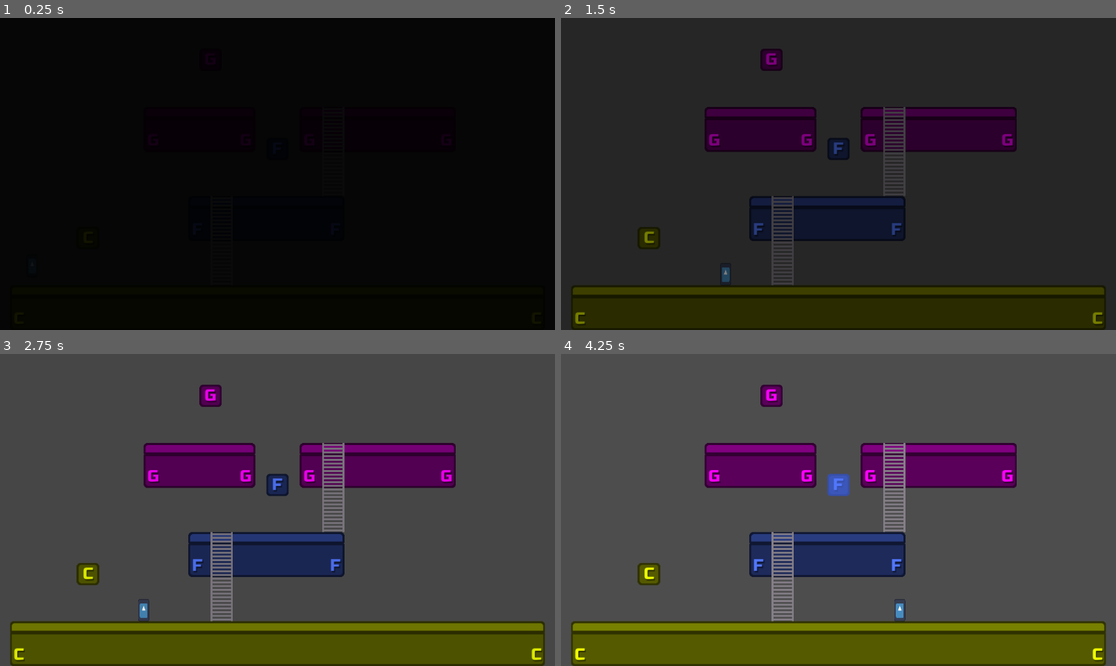
Above: before the commit, frames 1-4 (two rows, left to right).
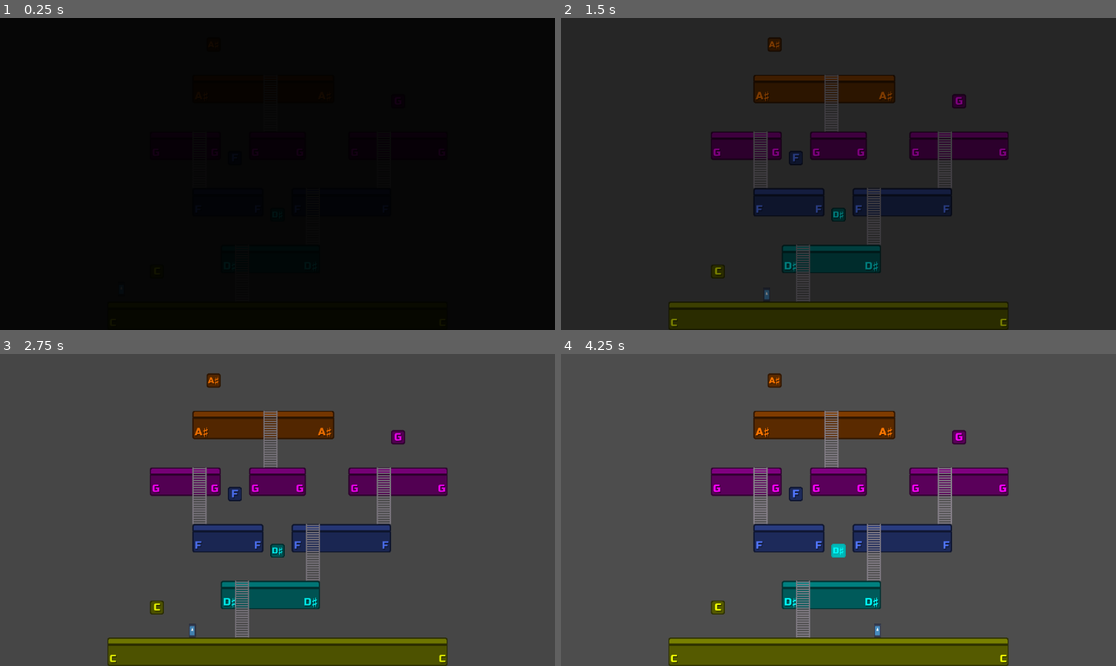
Above: after the commit, the same moments.

Repository: nicom7/game-off-2023
Game: Godot game, scene res://levels/world_a.tscn
Two runs of this game, one before a commit and one after it. Both use one fixed random seed, a clock stepped at 60 frames per second and the inputs below. This scene is started directly instead of the project's main scene. The engine's default icon, where the game draws it, is replaced by a stand-in: a white triangle on a blue panel in a dark square.
Inputs:
- Up to frame 1 (0.25 s): no input
- Up to frame 2 (1.5 s): tap Enter at 0.5 s; hold Right (ui_right) from 0.53 s (still down)
- Up to frame 3 (2.75 s): release Right (ui_right) at 2.03 s; hold Left (ui_left) from 2.03 s (still down)
- Up to frame 4 (4.25 s): release Left (ui_left) at 2.78 s; hold Right (ui_right) from 2.78 s (still down)

The runs differ from the first frame. In frame 2, 22% of the frame differs, in the area x 1-99%, y 6-100%; in frame 3, 29%; in frame 4, 29%.

Commit message:
Adjust octave according to scale
- Increase current octave if a platform tone is less than the previous platform to avoid drops in pitch
- Transpose one octave lower if highest octave and tone is too high

Diff:
--- a/characters/player/player.gd
+++ b/characters/player/player.gd
@@ -29,9 +29,17 @@
 	set(value):
 		if current_tone != value:
 			current_tone = value
-			current_tone_changed.emit(current_tone)
+			current_tone_changed.emit(current_tone, current_octave)
 
-signal current_tone_changed(tone: Globals.Tone)
+var current_octave: Globals.Tone = Globals.Tone.A:
+	get:
+		return current_octave
+	set(value):
+		if current_octave != value:
+			current_octave = value
+			current_tone_changed.emit(current_tone, current_octave)
+
+signal current_tone_changed(tone: Globals.Tone, octave: int)
 
 var on_floor: bool = false:
 	get:
@@ -138,12 +146,14 @@
 	jumping = true
 	jump_note_player = jump_note_player_scene.instantiate()
 	jump_note_player.tone = current_tone
+	jump_note_player.octave = current_octave
 	add_child(jump_note_player)
 	jump_note_player.start()
 
 
-func _on_tile_detector_area_tone_changed(tone) -> void:
+func _on_tile_detector_area_tone_changed(tone, octave) -> void:
 	current_tone = tone
+	current_octave = octave
 
 
 func _on_keyboard_controller_notes_changed(prev_notes: int, cur_notes: int) -> void:
--- a/game_objects/ladders/ladder.gd
+++ b/game_objects/ladders/ladder.gd
@@ -74,9 +74,9 @@
 		player.exit_climb()
 
 
-func _on_bottom_tile_detector_area_tone_changed(tone) -> void:
+func _on_bottom_tile_detector_area_tone_changed(tone, _octave) -> void:
 	_lower_tone = tone
 
 
-func _on_top_tile_detector_area_tone_changed(tone) -> void:
+func _on_top_tile_detector_area_tone_changed(tone, _octave) -> void:
 	_upper_tone = tone
--- a/game_objects/platforms/platform.gd
+++ b/game_objects/platforms/platform.gd
@@ -12,6 +12,8 @@
 		if tone != value:
 			tone = value
 			_update_tone()
+
+@export var octave: int = 0
 
 func _update_size():
 	if not is_node_ready():
--- a/game_objects/platforms/platform_sets/platform_set.gd
+++ b/game_objects/platforms/platform_sets/platform_set.gd
@@ -6,6 +6,12 @@
 	set(value):
 		if tone != value:
 			tone = value
+			_update_tone()
+
+@export var octave: int = 0:
+	set(value):
+		if octave != value:
+			octave = value
 			_update_tone()
 
 func get_bounding_rect() -> Rect2:
@@ -41,9 +47,11 @@
 
 	for sb in get_switch_blocks():
 		sb.tone = tone
+		sb.octave = octave
 
 	for p in get_platforms():
 		p.tone = tone
+		p.octave = octave
 
 # Called when the node enters the scene tree for the first time.
 func _ready() -> void:
--- a/game_objects/switch_blocks/switch_block.gd
+++ b/game_objects/switch_blocks/switch_block.gd
@@ -11,6 +11,7 @@
 			tone = value
 			_update_block()
 
+@export var octave: int = 0
 @export var hit_valid: bool = true
 
 @export var block_note_player_scene: PackedScene
@@ -35,6 +36,7 @@
 	$AnimationPlayer.play("hit_valid" if _cur_hit_valid else "hit_invalid")
 	block_note_player = block_note_player_scene.instantiate()
 	block_note_player.tone = tone
+	block_note_player.octave = octave
 	block_note_player.pitch = 4.0 if _cur_hit_valid else 0.7
 	add_child(block_note_player)
 	block_note_player.start()
@@ -75,6 +77,7 @@
 func _on_note_player_timer_timeout() -> void:
 	block_note_player = block_note_player_scene.instantiate()
 	block_note_player.tone = tone
+	block_note_player.octave = octave
 	block_note_player.pitch = 2.0 if _cur_hit_valid else 0.6
 	add_child(block_note_player)
 	block_note_player.start()
--- a/game_objects/tile_detector_area.gd
+++ b/game_objects/tile_detector_area.gd
@@ -1,12 +1,12 @@
 extends Area2D
 
-signal tone_changed(tone: Globals.Tone)
+signal tone_changed(tone: Globals.Tone, octave: int)
 
 func _on_body_entered(body: Node2D) -> void:
 	var platform: Platform = body as Platform
 	if platform:
-		tone_changed.emit(platform.tone)
+		tone_changed.emit(platform.tone, platform.octave)
 	else:
 		var switch_block: SwitchBlock = body as SwitchBlock
 		if switch_block:
-			tone_changed.emit(switch_block.tone)
+			tone_changed.emit(switch_block.tone, switch_block.octave)
--- a/levels/tutorials/movement_tutorial.gd
+++ b/levels/tutorials/movement_tutorial.gd
@@ -46,7 +46,7 @@
 				next_step()
 
 
-func _on_player_current_tone_changed(tone) -> void:
+func _on_player_current_tone_changed(tone, _octave) -> void:
 	_player_tone = tone
 
 
--- a/levels/world.gd
+++ b/levels/world.gd
@@ -1,6 +1,8 @@
 extends Node2D
 
 var player_tone: Globals.Tone
+var player_octave: int
+
 @export var ambient_note_player_scene: PackedScene
 var ambient_note_player: NotePlayer
 
@@ -68,23 +70,49 @@
 	if level_info_provider:
 		stage_notes = level_info_provider.stage_notes
 
+	var prev_tone: Globals.Tone = Globals.Tone.A
+	var cur_octave: int = 0
+
 	for i in stage_notes.size():
 		var platform_sets = _get_platform_sets(_stages[i])
 		for ps in platform_sets:
 			_stages[i].remove_child(ps)
 		for j in stage_notes[i].size():
-			platform_sets[j].tone = stage_notes[i][j]
+			var cur_tone = stage_notes[i][j]
+			if cur_tone < prev_tone:
+				# Increase octave if tone is less than previous tone
+				cur_octave += 1
+
+			platform_sets[j].tone = cur_tone
+			platform_sets[j].octave += cur_octave
+			prev_tone = cur_tone
+
 			%BlockSequence.switch_blocks.append_array(platform_sets[j].get_switch_blocks())
 			_stages[i].add_child(platform_sets[j])
 		$Environment/Stages.add_child(_stages[i])
 
-func _start_ambient_note(tone: Globals.Tone) -> void:
+	_adjust_octave(prev_tone, cur_octave)
+
+func _adjust_octave(highest_tone: Globals.Tone, highest_octave: int) -> void:
+	var octave_offset: int = 0
+
+	if highest_octave > 0 and highest_tone > Globals.Tone.size() / 2:
+		# Transpose one octave lower to avoid too high frequencies
+		octave_offset -= 1
+
+	for s in _stages:
+		var platform_sets = _get_platform_sets(s)
+		for ps in platform_sets:
+			ps.octave += octave_offset
+
+func _start_ambient_note(tone: Globals.Tone, octave: int) -> void:
 	if _finished:
 		return
 
 	_stop_ambient_note()
 	ambient_note_player = ambient_note_player_scene.instantiate()
 	ambient_note_player.tone = tone
+	ambient_note_player.octave = octave
 	add_child(ambient_note_player)
 	ambient_note_player.start()
 
@@ -108,15 +136,16 @@
 	_fade_in()
 
 
-func _on_player_current_tone_changed(tone: Globals.Tone) -> void:
+func _on_player_current_tone_changed(tone: Globals.Tone, octave: int) -> void:
 	player_tone = tone
+	player_octave = octave
 	_stop_ambient_note()
-	_start_ambient_note(player_tone)
+	_start_ambient_note(player_tone, player_octave)
 
 
 func _on_player_on_floor_changed(value) -> void:
 	if value:
-		_start_ambient_note(player_tone)
+		_start_ambient_note(player_tone, player_octave)
 	else:
 		_stop_ambient_note()
 
--- a/levels/world_a.tscn
+++ b/levels/world_a.tscn
@@ -1,16 +1,15 @@
-[gd_scene load_steps=21 format=3 uid="uid://bgmrmwu61uqnt"]
+[gd_scene load_steps=20 format=3 uid="uid://bgmrmwu61uqnt"]
 
 [ext_resource type="PackedScene" uid="uid://b7huf0srkra04" path="res://levels/world.tscn" id="1_dlj7h"]
-[ext_resource type="PackedScene" uid="uid://bhxpfwjuuirp5" path="res://game_objects/platforms/platform_sets/set_A.tscn" id="3_6tf3d"]
 [ext_resource type="PackedScene" uid="uid://btccwmjkek1ng" path="res://game_objects/platforms/platform_sets/platform_set.tscn" id="4_6fqpl"]
 [ext_resource type="PackedScene" uid="uid://cb5gnjmcn586k" path="res://game_objects/platforms/platform.tscn" id="4_dpbpj"]
 [ext_resource type="Script" path="res://levels/random_level_generator.gd" id="5_0k853"]
 [ext_resource type="PackedScene" uid="uid://knuujq4ac74r" path="res://game_objects/ladders/ladder.tscn" id="5_salg1"]
 
-[sub_resource type="RectangleShape2D" id="RectangleShape2D_j14s7"]
+[sub_resource type="RectangleShape2D" id="RectangleShape2D_3iscd"]
 size = Vector2(1152, 288)
 
-[sub_resource type="RectangleShape2D" id="RectangleShape2D_kcawv"]
+[sub_resource type="RectangleShape2D" id="RectangleShape2D_vtpua"]
 size = Vector2(624, 288)
 
 [sub_resource type="RectangleShape2D" id="RectangleShape2D_ax677"]
@@ -64,87 +63,76 @@
 
 [node name="Stage0" type="Node2D" parent="Environment/Stages" index="0"]
 
-[node name="PlatformSet" parent="Environment/Stages/Stage0" index="0" instance=ExtResource("3_6tf3d")]
-position = Vector2(0, 528)
+[node name="PlatformSet" parent="Environment/Stages/Stage0" index="0" instance=ExtResource("4_6fqpl")]
+position = Vector2(48, 528)
 
 [node name="BoundingRect" parent="Environment/Stages/Stage0/PlatformSet" index="0"]
-shape = SubResource("RectangleShape2D_j14s7")
+position = Vector2(528, -48)
+shape = SubResource("RectangleShape2D_3iscd")
 
 [node name="Platform" parent="Environment/Stages/Stage0/PlatformSet" index="1"]
-modulate = Color(1, 0.8, 0, 1)
+position = Vector2(-48, 0)
+layer_0/tile_data = PackedInt32Array(0, 65536, 0, 65536, 65536, 2, 1, 131072, 0, 65537, 131072, 2, 2, 131072, 0, 65538, 131072, 2, 3, 131072, 0, 65539, 131072, 2, 4, 131072, 0, 65540, 131072, 2, 5, 131072, 0, 65541, 131072, 2, 6, 131072, 0, 65542, 131072, 2, 7, 131072, 0, 65543, 131072, 2, 8, 131072, 0, 65544, 131072, 2, 9, 131072, 0, 65545, 131072, 2, 10, 131072, 0, 65546, 131072, 2, 11, 131072, 0, 65547, 131072, 2, 12, 131072, 0, 65548, 131072, 2, 13, 131072, 0, 65549, 131072, 2, 14, 131072, 0, 65550, 131072, 2, 15, 131072, 0, 65551, 131072, 2, 16, 131072, 0, 65552, 131072, 2, 17, 131072, 0, 65553, 131072, 2, 18, 131072, 0, 65554, 131072, 2, 19, 131072, 0, 65555, 131072, 2, 20, 131072, 0, 65556, 131072, 2, 21, 131072, 0, 65557, 131072, 2, 22, 131072, 0, 65558, 131072, 2, 23, 196608, 0, 65559, 196608, 2)
+size = Vector2i(24, 2)
 
 [node name="SwitchBlock" parent="Environment/Stages/Stage0/PlatformSet" index="2"]
-modulate = Color(1, 0.8, 0, 1)
+position = Vector2(96, -126)
 
 [node name="Ladder" parent="Environment/Stages/Stage0/PlatformSet" index="3"]
-process_mode = 4
-
-[node name="PlatformSet2" parent="Environment/Stages/Stage0" index="1" instance=ExtResource("3_6tf3d")]
-position = Vector2(1152, 528)
+visible = false
+
+[node name="PlatformSet2" parent="Environment/Stages/Stage0" index="1" instance=ExtResource("4_6fqpl")]
+position = Vector2(1200, 528)
 
 [node name="BoundingRect" parent="Environment/Stages/Stage0/PlatformSet2" index="0"]
-position = Vector2(312, -48)
-shape = SubResource("RectangleShape2D_kcawv")
+position = Vector2(264, -48)
+shape = SubResource("RectangleShape2D_vtpua")
 
 [node name="Platform" parent="Environment/Stages/Stage0/PlatformSet2" index="1"]
-modulate = Color(1, 0.8, 0, 1)
+position = Vector2(-48, 0)
 layer_0/tile_data = PackedInt32Array(0, 65536, 0, 65536, 65536, 2, 1, 131072, 0, 65537, 131072, 2, 2, 131072, 0, 65538, …(334 unchanged characters)…
 size = Vector2i(13, 2)
 
 [node name="SwitchBlock" parent="Environment/Stages/Stage0/PlatformSet2" index="2"]
-modulate = Color(1, 0.8, 0, 1)
-position = Vector2(384, -126)
+position = Vector2(336, -126)
 
 [node name="Ladder" parent="Environment/Stages/Stage0/PlatformSet2" index="3"]
-process_mode = 4
+visible = false
 
 [node name="Stage1" type="Node2D" parent="Environment/Stages" index="1"]
 
 [node name="PlatformSet" parent="Environment/Stages/Stage1" index="0" instance=ExtResource("4_6fqpl")]
 position = Vector2(432, 336)
-tone = 4
 
 [node name="BoundingRect" parent="Environment/Stages/Stage1/PlatformSet" index="0"]
 position = Vector2(120, -48)
 shape = SubResource("RectangleShape2D_ax677")
 
 [node name="Platform" parent="Environment/Stages/Stage1/PlatformSet" index="1"]
-modulate = Color(0.5, 1, 0, 1)
 position = Vector2(-48, 0)
 layer_0/tile_data = PackedInt32Array(0, 65536, 0, 65536, 65536, 2, 1, 131072, 0, 65537, 131072, 2, 2, 131072, 0, 65538, 131072, 2, 3, 131072, 0, 65539, 131072, 2, 4, 131072, 0, 65540, 131072, 2, 5, 131072, 0, 65541, 131072, 2, 6, 196608, 0, 65542, 196608, 2)
 size = Vector2i(7, 2)
-tone = 4
 
 [node name="SwitchBlock" parent="Environment/Stages/Stage1/PlatformSet" index="2"]
-modulate = Color(0.5, 1, 0, 1)
 position = Vector2(120, -126)
-tone = 4
 
 [node name="PlatformSet2" parent="Environment/Stages/Stage1" index="1" instance=ExtResource("4_6fqpl")]
 position = Vector2(1344, 336)
-tone = 4
 
 [node name="BoundingRect" parent="Environment/Stages/Stage1/PlatformSet2" index="0"]
 position = Vector2(-192, -48)
 shape = SubResource("RectangleShape2D_d7xp7")
 
 [node name="Platform" parent="Environment/Stages/Stage1/PlatformSet2" index="1"]
-modulate = Color(0.5, 1, 0, 1)
 position = Vector2(-96, 0)
 layer_0/tile_data = PackedInt32Array(0, 65536, 0, 65536, 65536, 2, 1, 131072, 0, 65537, 131072, 2, 2, 131072, 0, 65538, 131072, 2, 3, 196608, 0, 65539, 196608, 2)
 size = Vector2i(4, 2)
-tone = 4
 
 [node name="Platform2" parent="Environment/Stages/Stage1/PlatformSet2" index="2" instance=ExtResource("4_dpbpj")]
-modulate = Color(0.5, 1, 0, 1)
 position = Vector2(-480, 0)
 layer_0/tile_data = PackedInt32Array(0, 65536, 0, 65536, 65536, 2, 1, 131072, 0, 65537, 131072, 2, 2, 131072, 0, 65538, 131072, 2, 3, 131072, 0, 65539, 131072, 2, 4, 131072, 0, 65540, 131072, 2, 5, 196608, 0, 65541, 196608, 2)
 size = Vector2i(6, 2)
-tone = 4
-
-[node name="SwitchBlock" parent="Environment/Stages/Stage1/PlatformSet2" index="3"]
-modulate = Color(0.5, 1, 0, 1)
-tone = 4
+octave = -1
 
 [node name="Ladder" parent="Environment/Stages/Stage1/PlatformSet2" index="4"]
 position = Vector2(-48, 0)
@@ -153,55 +141,41 @@
 
 [node name="PlatformSet" parent="Environment/Stages/Stage2" index="0" instance=ExtResource("4_6fqpl")]
 position = Vector2(672, 144)
-tone = 6
 
 [node name="BoundingRect" parent="Environment/Stages/Stage2/PlatformSet" index="0"]
 position = Vector2(-48, -48)
 shape = SubResource("RectangleShape2D_0xqdp")
 
 [node name="Platform" parent="Environment/Stages/Stage2/PlatformSet" index="1"]
-modulate = Color(0, 1, 1, 1)
 position = Vector2(-384, 0)
 layer_0/tile_data = PackedInt32Array(0, 65536, 0, 65536, 65536, 2, 1, 131072, 0, 65537, 131072, 2, 2, 131072, 0, 65538, 131072, 2, 3, 131072, 0, 65539, 131072, 2, 4, 196608, 0, 65540, 196608, 2)
 size = Vector2i(5, 2)
-tone = 6
 
 [node name="Platform2" parent="Environment/Stages/Stage2/PlatformSet" index="2" instance=ExtResource("4_dpbpj")]
-modulate = Color(0, 1, 1, 1)
 position = Vector2(-48, 0)
 layer_0/tile_data = PackedInt32Array(0, 65536, 0, 65536, 65536, 2, 1, 131072, 0, 65537, 131072, 2, 2, 131072, 0, 65538, 131072, 2, 3, 131072, 0, 65539, 131072, 2, 4, 131072, 0, 65540, 131072, 2, 5, 131072, 0, 65541, 131072, 2, 6, 196608, 0, 65542, 196608, 2)
 size = Vector2i(7, 2)
-tone = 6
+octave = -1
 
 [node name="SwitchBlock" parent="Environment/Stages/Stage2/PlatformSet" index="3"]
-modulate = Color(0, 1, 1, 1)
 position = Vector2(-264, -126)
-tone = 6
 
 [node name="PlatformSet2" parent="Environment/Stages/Stage2" index="1" instance=ExtResource("4_6fqpl")]
 position = Vector2(1440, 144)
-tone = 6
 
 [node name="BoundingRect" parent="Environment/Stages/Stage2/PlatformSet2" index="0"]
 position = Vector2(-96, -48)
 shape = SubResource("RectangleShape2D_12tri")
 
 [node name="Platform" parent="Environment/Stages/Stage2/PlatformSet2" index="1"]
-modulate = Color(0, 1, 1, 1)
 position = Vector2(-384, 0)
 layer_0/tile_data = PackedInt32Array(0, 65536, 0, 65536, 65536, 2, 1, 131072, 0, 65537, 131072, 2, 2, 131072, 0, 65538, 131072, 2, 3, 131072, 0, 65539, 131072, 2, 4, 196608, 0, 65540, 196608, 2)
 size = Vector2i(5, 2)
-tone = 6
 
 [node name="Platform2" parent="Environment/Stages/Stage2/PlatformSet2" index="2" instance=ExtResource("4_dpbpj")]
-modulate = Color(0, 1, 1, 1)
 layer_0/tile_data = PackedInt32Array(0, 65536, 0, 65536, 65536, 2, 1, 131072, 0, 65537, 131072, 2, 2, 131072, 0, 65538, 131072, 2, 3, 196608, 0, 65539, 196608, 2)
 size = Vector2i(4, 2)
-tone = 6
-
-[node name="SwitchBlock" parent="Environment/Stages/Stage2/PlatformSet2" index="3"]
-modulate = Color(0, 1, 1, 1)
-tone = 6
+octave = -1
 
 [node name="Ladder" parent="Environment/Stages/Stage2/PlatformSet2" index="4"]
 position = Vector2(-336, 0)
@@ -210,37 +184,30 @@
 
 [node name="PlatformSet" parent="Environment/Stages/Stage3" index="0" instance=ExtResource("4_6fqpl")]
 position = Vector2(912, -48)
-tone = 5
 
 [node name="BoundingRect" parent="Environment/Stages/Stage3/PlatformSet" index="0"]
 position = Vector2(-264, -48)
 shape = SubResource("RectangleShape2D_s0sa1")
 
 [node name="Platform" parent="Environment/Stages/Stage3/PlatformSet" index="1"]
-modulate = Color(0, 1, 0.5, 1)
 position = Vector2(-768, 0)
 layer_0/tile_data = PackedInt32Array(0, 65536, 0, 65536, 65536, 2, 1, 131072, 0, 65537, 131072, 2, 2, 131072, 0, 65538, 131072, 2, 3, 131072, 0, 65539, 131072, 2, 4, 196608, 0, 65540, 196608, 2)
 size = Vector2i(5, 2)
-tone = 5
 
 [node name="Platform2" parent="Environment/Stages/Stage3/PlatformSet" index="2" instance=ExtResource("4_dpbpj")]
-modulate = Color(0, 1, 0.5, 1)
 position = Vector2(-96, 0)
 layer_0/tile_data = PackedInt32Array(0, 65536, 0, 65536, 65536, 2, 1, 131072, 0, 65537, 131072, 2, 2, 131072, 0, 65538, 131072, 2, 3, 131072, 0, 65539, 131072, 2, 4, 131072, 0, 65540, 131072, 2, 5, 131072, 0, 65541, 131072, 2, 6, 196608, 0, 65542, 196608, 2)
 size = Vector2i(7, 2)
-tone = 5
+octave = -1
 
 [node name="Platform3" parent="Environment/Stages/Stage3/PlatformSet" index="3" instance=ExtResource("4_dpbpj")]
-modulate = Color(0, 1, 0.5, 1)
 position = Vector2(-432, 0)
 layer_0/tile_data = PackedInt32Array(0, 65536, 0, 65536, 65536, 2, 1, 131072, 0, 65537, 131072, 2, 2, 131072, 0, 65538, 131072, 2, 3, 196608, 0, 65539, 196608, 2)
 size = Vector2i(4, 2)
-tone = 5
+octave = -1
 
 [node name="SwitchBlock" parent="Environment/Stages/Stage3/PlatformSet" index="4"]
-modulate = Color(0, 1, 0.5, 1)
 position = Vector2(48, -126)
-tone = 5
 
 [node name="Ladder2" parent="Environment/Stages/Stage3/PlatformSet" index="5" instance=ExtResource("5_salg1")]
 position = Vector2(-624, 0)
@@ -248,22 +215,17 @@
 
 [node name="PlatformSet2" parent="Environment/Stages/Stage3" index="1" instance=ExtResource("4_6fqpl")]
 position = Vector2(1536, -48)
-tone = 5
 
 [node name="BoundingRect" parent="Environment/Stages/Stage3/PlatformSet2" index="0"]
 position = Vector2(120, -48)
 shape = SubResource("RectangleShape2D_x82ws")
 
 [node name="Platform" parent="Environment/Stages/Stage3/PlatformSet2" index="1"]
-modulate = Color(0, 1, 0.5, 1)
-layer_0/tile_data = PackedInt32Array(0, 65536, 0, 65536, 65536, 2, 1, 131072, 0, 65537, 131072, 2, 2, 131072, 0, 65538, 131072, 2, 3, 131072, 0, 65539, 131072, 2, 4, 196608, 0, 65540, 196608, 2)
-size = Vector2i(5, 2)
-tone = 5
+layer_0/tile_data = PackedInt32Array(0, 65536, 0, 65536, 65536, 2, 1, 131072, 0, 65537, 131072, 2, 2, 131072, 0, 65538, 131072, 2, 3, 131072, 0, 65539, 131072, 2, 4, 196608, 0, 65540, 196608, 2)
+size = Vector2i(5, 2)
 
 [node name="SwitchBlock" parent="Environment/Stages/Stage3/PlatformSet2" index="2"]
-modulate = Color(0, 1, 0.5, 1)
 position = Vector2(192, -126)
-tone = 5
 
 [node name="Ladder" parent="Environment/Stages/Stage3/PlatformSet2" index="3"]
 position = Vector2(144, 0)
@@ -273,42 +235,30 @@
 
 [node name="PlatformSet" parent="Environment/Stages/Stage4" index="0" instance=ExtResource("4_6fqpl")]
 position = Vector2(528, -240)
-tone = 6
 
 [node name="BoundingRect" parent="Environment/Stages/Stage4/PlatformSet" index="0"]
 position = Vector2(0, -48)
 shape = SubResource("RectangleShape2D_futcy")
 
 [node name="Platform" parent="Environment/Stages/Stage4/PlatformSet" index="1"]
-modulate = Color(0, 1, 1, 1)
 position = Vector2(-240, 0)
 layer_0/tile_data = PackedInt32Array(0, 65536, 0, 65536, 65536, 2, 1, 131072, 0, 65537, 131072, 2, 2, 131072, 0, 65538, …(235 unchanged characters)…
 size = Vector2i(10, 2)
-tone = 6
 
 [node name="SwitchBlock" parent="Environment/Stages/Stage4/PlatformSet" index="2"]
-modulate = Color(0, 1, 1, 1)
 position = Vector2(-192, -126)
-tone = 6
 
 [node name="PlatformSet2" parent="Environment/Stages/Stage4" index="1" instance=ExtResource("4_6fqpl")]
 position = Vector2(1392, -240)
-tone = 6
 
 [node name="BoundingRect" parent="Environment/Stages/Stage4/PlatformSet2" index="0"]
 position = Vector2(0, -48)
 shape = SubResource("RectangleShape2D_lhxmy")
 
 [node name="Platform" parent="Environment/Stages/Stage4/PlatformSet2" index="1"]
-modulate = Color(0, 1, 1, 1)
 position = Vector2(-240, 0)
 layer_0/tile_data = PackedInt32Array(0, 65536, 0, 65536, 65536, 2, 1, 131072, 0, 65537, 131072, 2, 2, 131072, 0, 65538, …(235 unchanged characters)…
 size = Vector2i(10, 2)
-tone = 6
-
-[node name="SwitchBlock" parent="Environment/Stages/Stage4/PlatformSet2" index="2"]
-modulate = Color(0, 1, 1, 1)
-tone = 6
 
 [node name="Ladder" parent="Environment/Stages/Stage4/PlatformSet2" index="3"]
 position = Vector2(144, 0)
@@ -331,6 +281,7 @@
 position = Vector2(-144, 0)
 layer_0/tile_data = PackedInt32Array(0, 65536, 0, 65536, 65536, 2, 1, 131072, 0, 65537, 131072, 2, 2, 131072, 0, 65538, 131072, 2, 3, 131072, 0, 65539, 131072, 2, 4, 131072, 0, 65540, 131072, 2, 5, 131072, 0, 65541, 131072, 2, 6, 131072, 0, 65542, 131072, 2, 7, 196608, 0, 65543, 196608, 2)
 size = Vector2i(8, 2)
+octave = -1
 
 [node name="SwitchBlock" parent="Environment/Stages/Stage5/PlatformSet" index="3"]
 position = Vector2(-432, -126)
@@ -364,55 +315,47 @@
 
 [node name="PlatformSet" parent="Environment/Stages/Stage6" index="0" instance=ExtResource("4_6fqpl")]
 position = Vector2(816, -624)
-tone = 1
 
 [node name="BoundingRect" parent="Environment/Stages/Stage6/PlatformSet" index="0"]
 position = Vector2(0, -48)
 shape = SubResource("RectangleShape2D_5qrl7")
 
 [node name="Platform" parent="Environment/Stages/Stage6/PlatformSet" index="1"]
-modulate = Color(1, 0.466667, 0, 1)
 position = Vector2(-240, 0)
 layer_0/tile_data = PackedInt32Array(0, 65536, 0, 65536, 65536, 2, 1, 131072, 0, 65537, 131072, 2, 2, 131072, 0, 65538, …(235 unchanged characters)…
 size = Vector2i(10, 2)
-tone = 1
 
 [node name="SwitchBlock" parent="Environment/Stages/Stage6/PlatformSet" index="2"]
-modulate = Color(1, 0.466667, 0, 1)
 position = Vector2(-48, -126)
-tone = 1
 
 [node name="Ladder" parent="Environment/Stages/Stage6/PlatformSet" index="3"]
 position = Vector2(-192, 0)
 
 [node name="PlatformSet2" parent="Environment/Stages/Stage6" index="1" instance=ExtResource("4_6fqpl")]
 position = Vector2(1440, -624)
-tone = 1
 
 [node name="BoundingRect" parent="Environment/Stages/Stage6/PlatformSet2" index="0"]
 position = Vector2(96, -48)
 shape = SubResource("RectangleShape2D_ykiij")
 
 [node name="Platform" parent="Environment/Stages/Stage6/PlatformSet2" index="1"]
-modulate = Color(1, 0.466667, 0, 1)
 position = Vector2(-48, 0)
 layer_0/tile_data = PackedInt32Array(0, 65536, 0, 65536, 65536, 2, 1, 131072, 0, 65537, 131072, 2, 2, 131072, 0, 65538, 131072, 2, 3, 131072, 0, 65539, 131072, 2, 4, 131072, 0, 65540, 131072, 2, 5, 196608, 0, 65541, 196608, 2)
 size = Vector2i(6, 2)
-tone = 1
 
 [node name="SwitchBlock" parent="Environment/Stages/Stage6/PlatformSet2" index="2"]
-modulate = Color(1, 0.466667, 0, 1)
 position = Vector2(48, -126)
-tone = 1
 
 [node name="Ladder" parent="Environment/Stages/Stage6/PlatformSet2" index="3"]
 size = 8
+
+[node name="ColorRect" parent="Transition" index="0"]
+color = Color(0, 0, 0, 0)
 
 [node name="RandomLevelGenerator" type="Node" parent="." index="10"]
 script = ExtResource("5_0k853")
 note_count_min = 3
-note_count_max = 3
-random_tonic = false
+note_count_max = 5
 random_inversion = false
 
 [editable path="Environment/Stages/Stage0/PlatformSet"]
